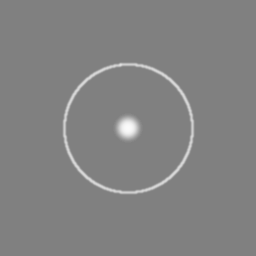
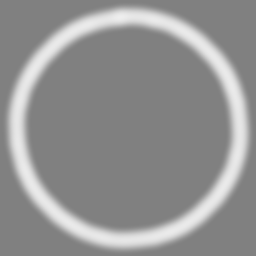
Revision of a layered 256 x 256 image; what changed, layer by layer:
added layer "T_ShotshellReticle_D" above "T_BulletReticle_D" over [3, 3, 254, 254]
hid "T_BulletReticle_D" over [62, 62, 195, 195]
